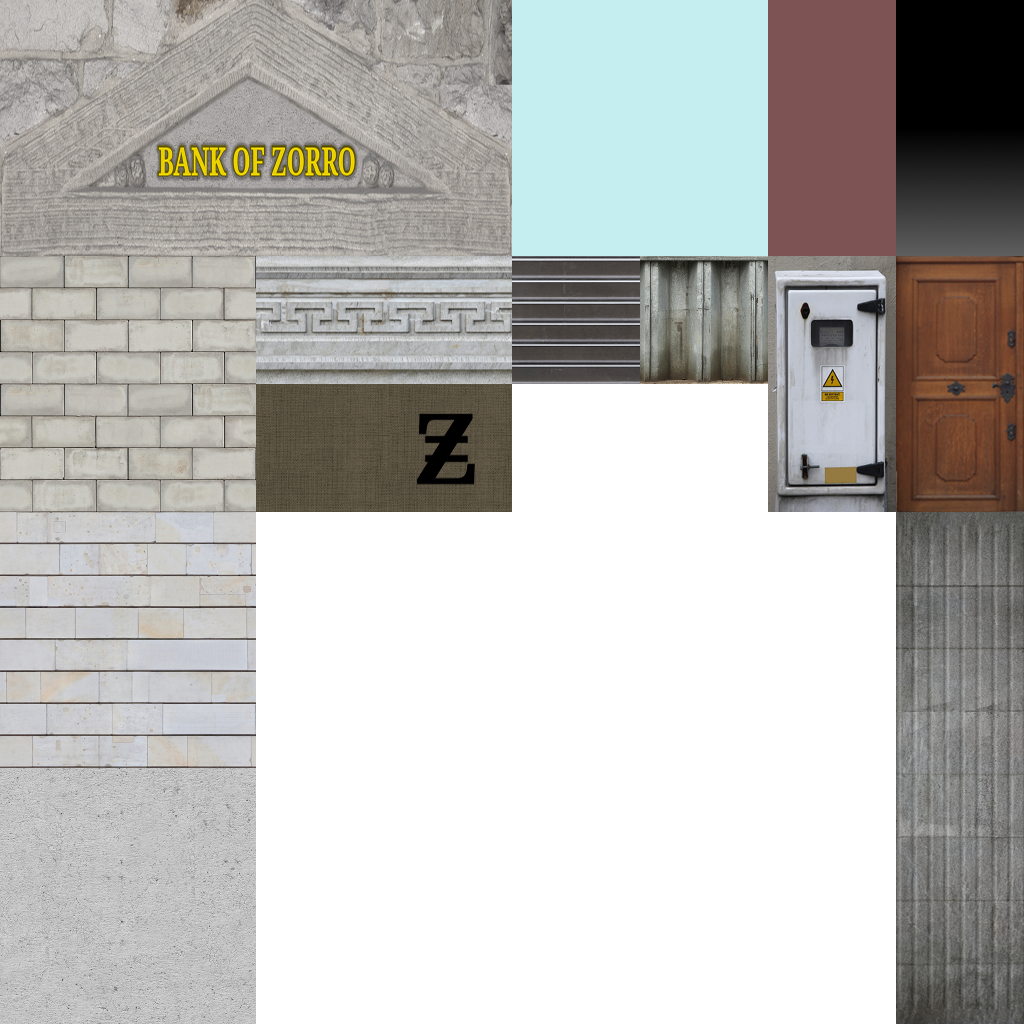
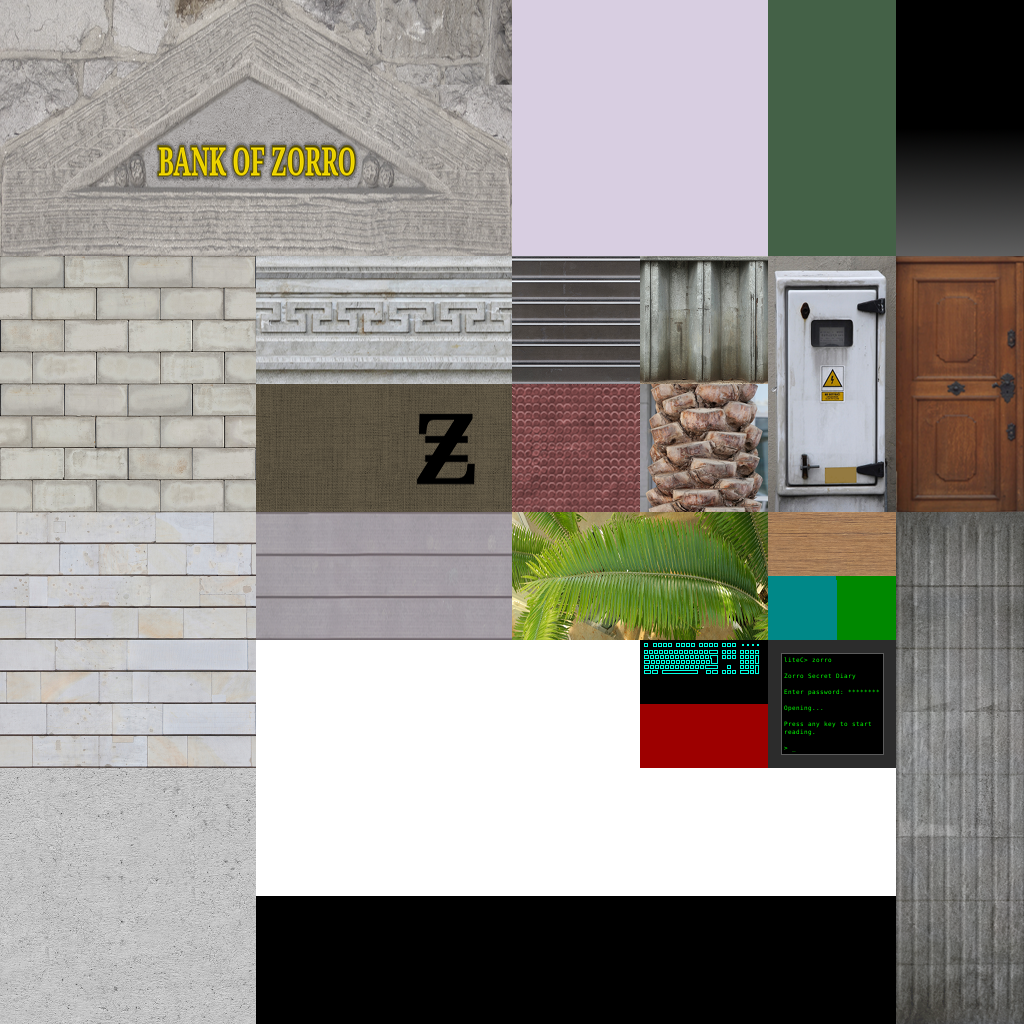
Before/after of a w=1024, h=1024 layered artwork. What changed in the layer stack:
added layer "Eingefügte Ebene #12" above "Eingefügte Ebene #11" over 256, 512, 512, 640
added layer "Eingefügte Ebene #11" above "Eingefügte Ebene #10" over 768, 512, 896, 576
added layer "Eingefügte Ebene #10" above "Eingefügte Ebene #9" over 640, 384, 768, 512
added layer "Eingefügte Ebene #9" above "Eingefügte Ebene #8" over 512, 512, 768, 640
added layer "Eingefügte Ebene #8" above "Eingefügte Ebene #7" over 512, 384, 640, 512
added layer "liteC> zorro ..." above "Hintergrund" over 784, 657, 880, 752
painted on "Hintergrund" over 256, 0, 896, 1024
